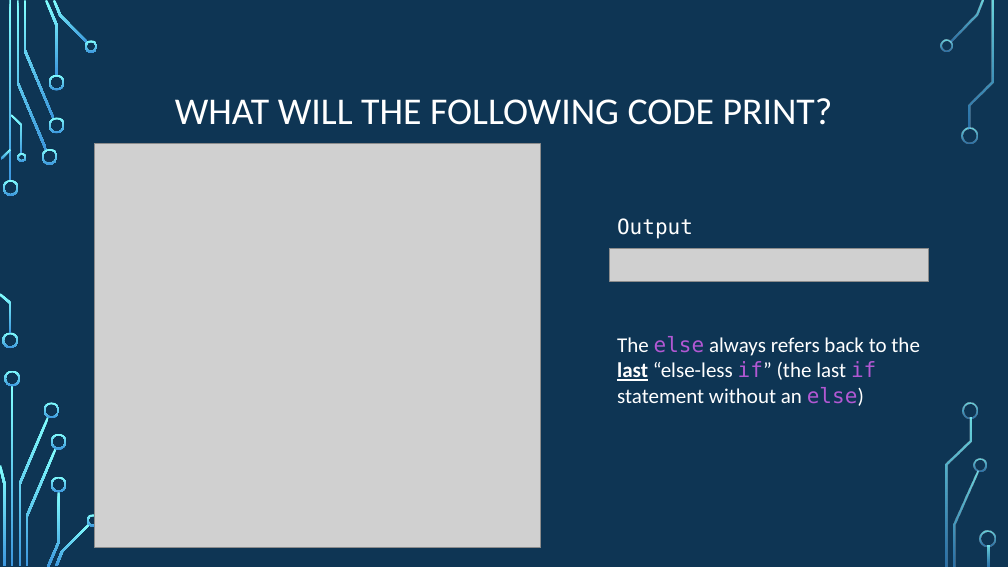
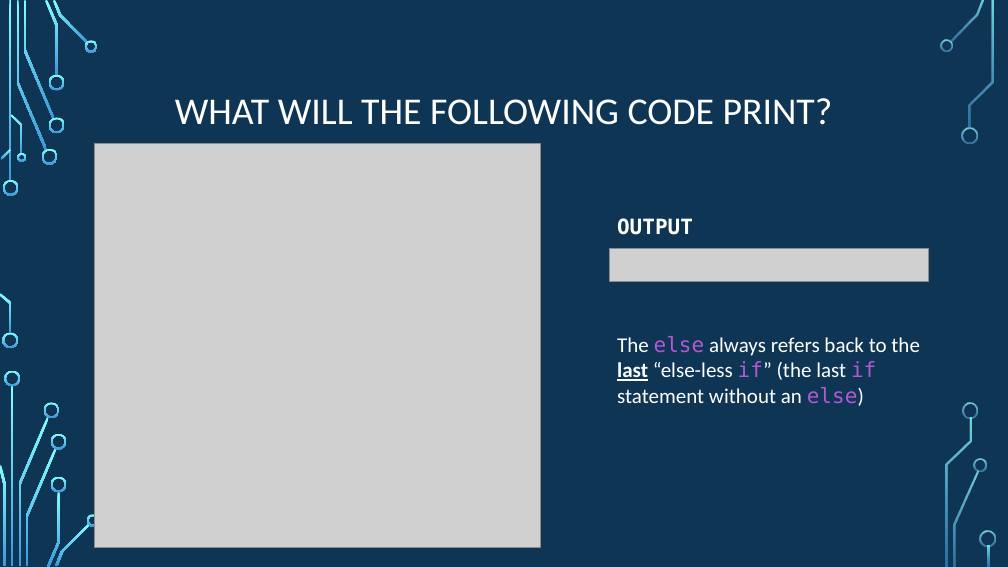
Before and after one commit to psypdt/ZIS_C-_Summer_Course_2019, a slide deck: slide 19 of Day_2/Day_2.pptx. Drawn at 1008x567 pixels with LibreOffice and Linux fonts; fonts in the diff are those of the drawing; grey boxes stand for pictures; background and template pictures are left out. Boxes give left, top, right and bottom in pixels: in the first picture for what was removed or moved away, otherwise in the second. Text is boxed around its words. In the diff, an @@ line names an element or a change of style, - is before the commit and + after.

```diff
--- a/Day_2/Day_2.pptx
+++ b/Day_2/Day_2.pptx
@@ text at (x1=617, y1=218, x2=693, y2=235): text changed; bold on @@
-Output:
+OUTPUT:
```
Also in this commit, not shown: 10 other slides changed, 1 other file.
